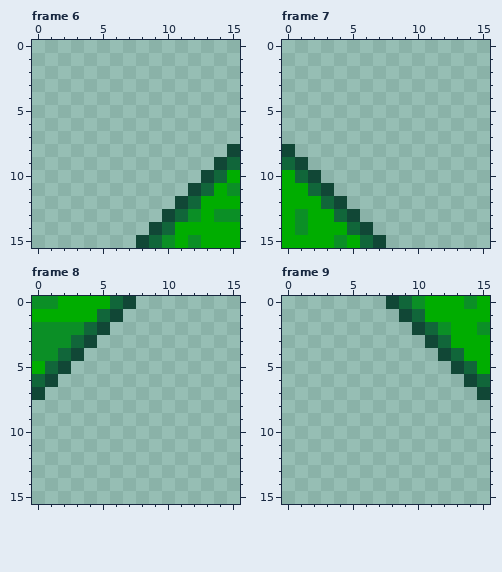
Pixel-art file, stored at assets/farmland/bg/grass.aseprite. That is the earlier state.
16x16 pixels, 13 frames. Shown: frame 6, frame 7, frame 8, frame 9. The commit also changed other frames, which this record leaves out.
After:
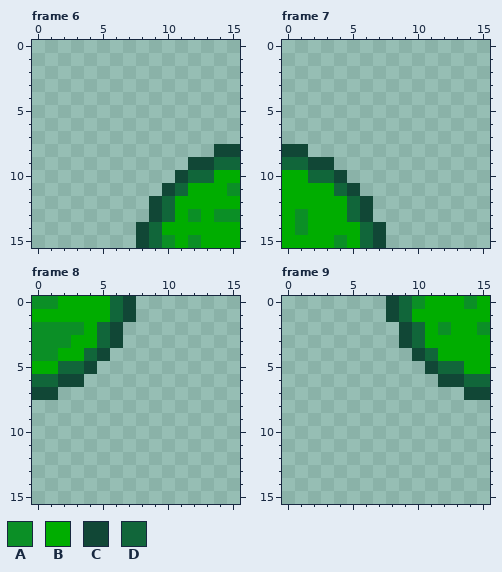
Palette (. is transparent): A #0b8f26  B #00ad00  C #114736  D #11663a
Edits made:
Frame 6:
y 8: x 14 . -> C
y 9: x 12..14 ..C -> CCD
y 10: x 11..14 ..CD -> CDDB
y 11: x 10..13 ..CD -> CDBB
y 12: x 9..12 ..CD -> CDBB
y 13: x 9..11 .CD -> CDB
y 14: x 8..10 .CD -> CDB
Frame 7:
y 8: x 1 . -> C
y 9: x 1..3 C.. -> DCC
y 10: x 1..4 DC.. -> BDDC
y 11: x 2..5 DC.. -> BBDC
y 12: x 3..6 DC.. -> BBDC
y 13: x 4..6 DC. -> BDC
y 14: x 5..7 DC. -> BDC
Frame 8:
y 1: x 5..7 DC. -> BDC
y 2: x 4..6 DC. -> BDC
y 3: x 3..6 DC.. -> BBDC
y 4: x 2..5 DC.. -> BBDC
y 5: x 1..4 DC.. -> BDDC
y 6: x 1..3 C.. -> DCC
y 7: x 1 . -> C
Frame 9:
y 1: x 8..10 .CD -> CDB
y 2: x 9..11 .CD -> CDB
y 3: x 9..12 ..CD -> CDBB
y 4: x 10..13 ..CD -> CDBB
y 5: x 11..14 ..CD -> CDDB
y 6: x 12..14 ..C -> CCD
y 7: x 14 . -> C
Pixel boxes of the changes (left, top, right, bottom) in both pictures:
changed: (136, 144, 227, 235)
changed: (295, 144, 386, 235)
changed: (45, 309, 136, 400)
changed: (386, 309, 477, 400)
